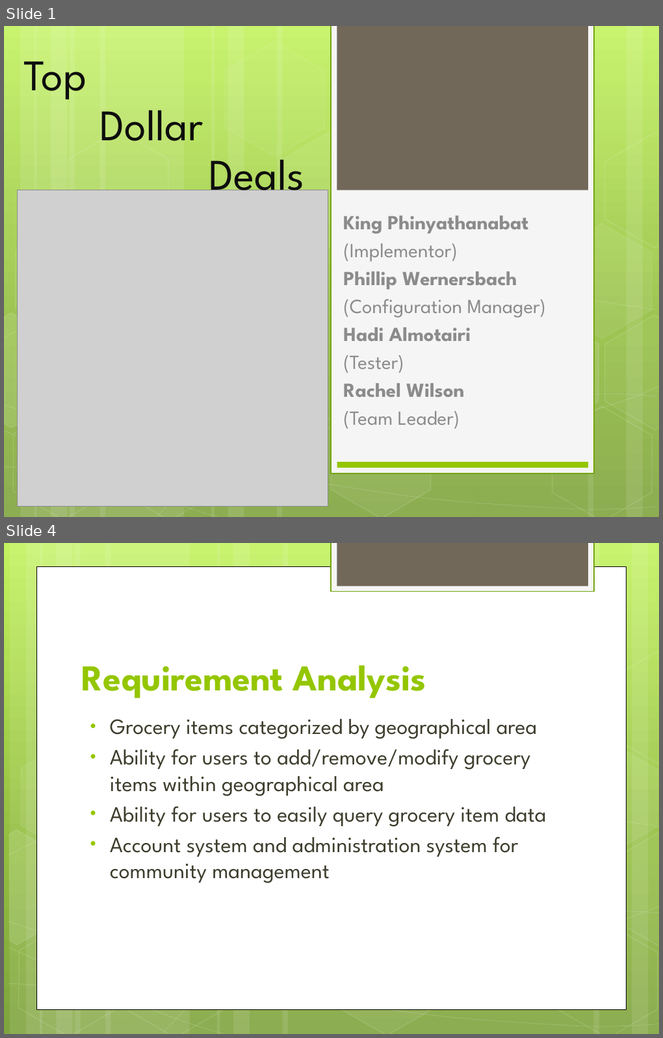
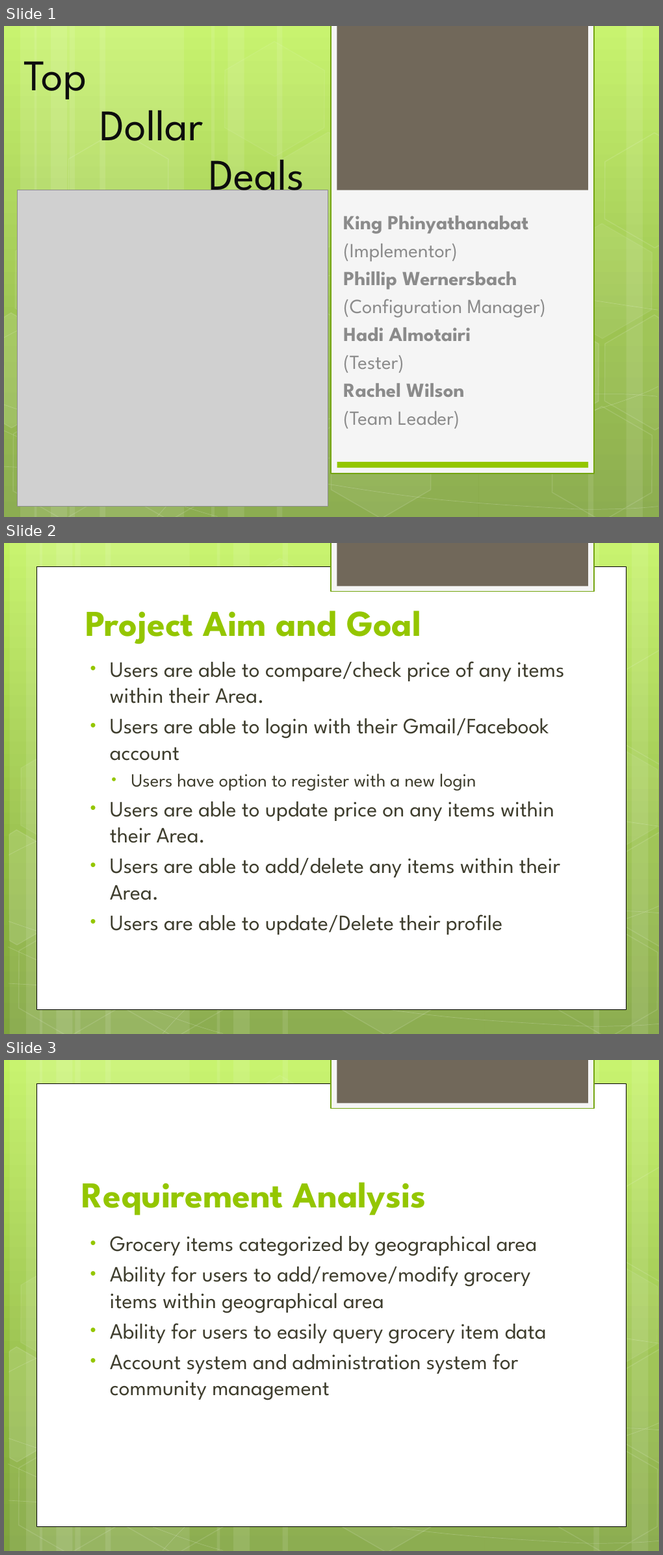
Before and after one commit to suphaphan/CSC440TopDollarDeals, a slide deck: Deliverbles/Inception/Inception_Stage.pptx. Shown one above the other, each under a label of ours: slides 1 and 4 before the commit, slides 1, 2 and 3 after it; the slides between them are not shown. The pictures are 663x1038 and 663x1555 pixels, drawn with LibreOffice and Linux fonts; fonts in the diff are those of the drawing; grey boxes stand for pictures. Boxes give left, top, right and bottom in pixels: in the first picture for what was removed or moved away, otherwise in the second. Text is boxed around its words. In the diff, an @@ line names an element or a change of style, - is before the commit and + after.

Commit message:
Update project and Goal Slide

```diff
--- a/Deliverbles/Inception/Inception_Stage.pptx
+++ b/Deliverbles/Inception/Inception_Stage.pptx
@@ slide 2 added at box(4, 543, 659, 1034), background gradient #C3F35F to #93BF3F to #81A53E; not listed: 31 template elements that a slide beside it also shows @@
@@ title added at box(85, 611, 421, 644), 40 pt, text #94C600, bold @@
+Project Aim and Goal
@@ text added at box(110, 661, 564, 935), 24.1 pt, text #3E3D2D @@
+• Users are able to compare/check price of any items within their Area.
+• Users are able to login with their Gmail/Facebook account
+  • Users have option to register with a new login
+• Users are able to update price on any items within their Area.
+• Users are able to add/delete any items within their Area.
+• Users are able to update/Delete their profile
@@ what was slide 4 is now slide 3 @@
```
Also in this commit, not shown: 2 slides removed.
